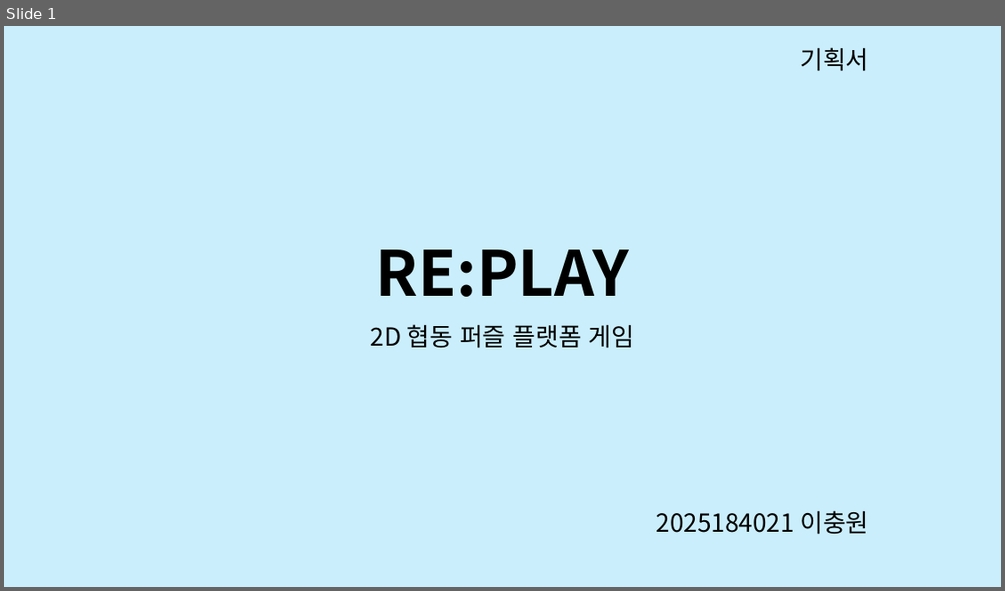
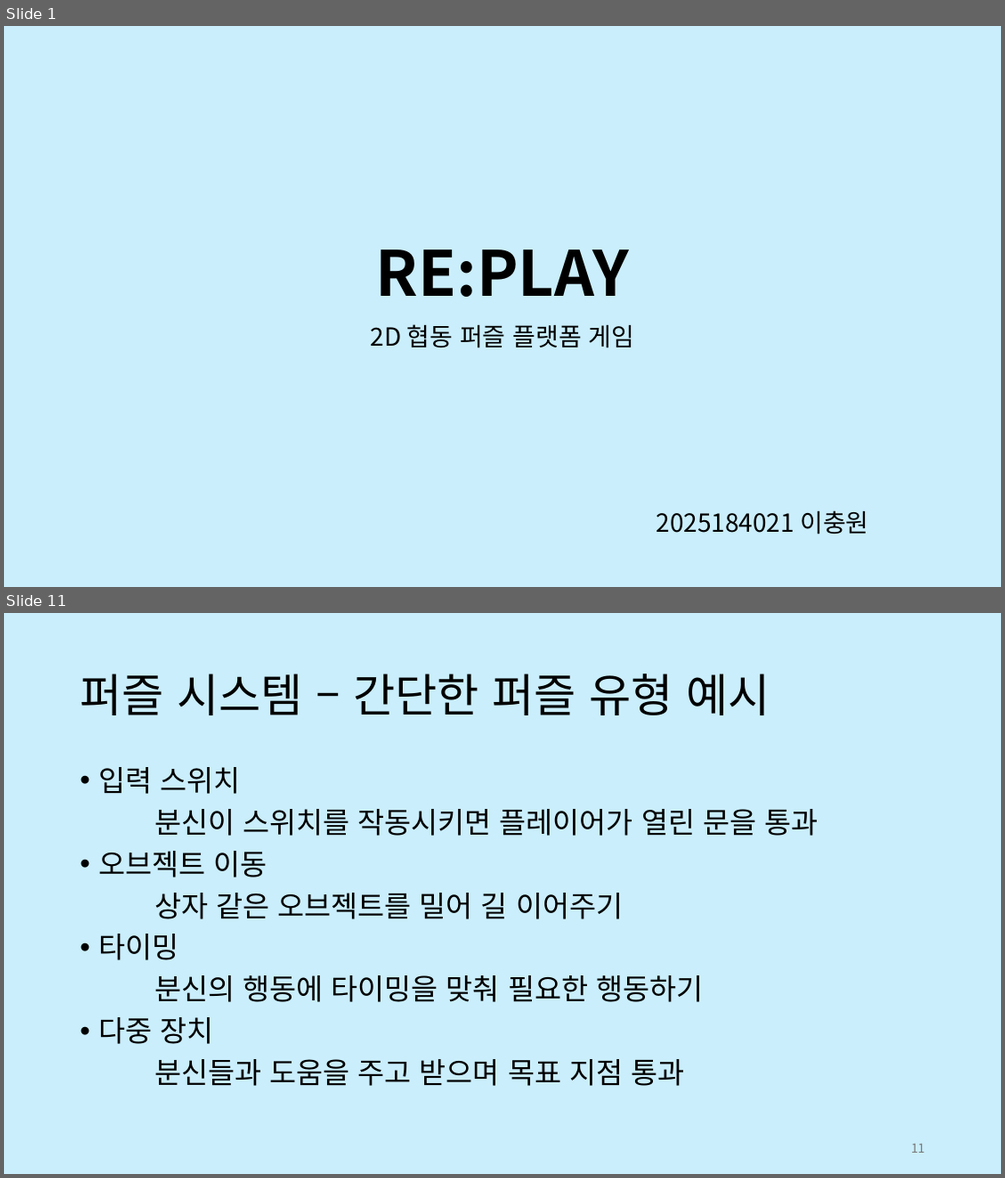
Before and after one commit to aufaks/2DGP_project_26, a slide deck: PR1/기획서.pptx. Shown one above the other, each under a label of ours: slide 1 before the commit, slides 1 and 11 after it; the slides between them are not shown. The pictures are 1005x591 and 1005x1178 pixels, drawn with LibreOffice and Linux fonts; fonts in the diff are those of the drawing. Boxes give left, top, right and bottom in pixels: in the first picture for what was removed or moved away, otherwise in the second. Text is boxed around its words. In the diff, an @@ line names an element or a change of style, - is before the commit and + after.

Commit message:
기획서 작성

```diff
--- a/PR1/기획서.pptx
+++ b/PR1/기획서.pptx
@@ slide 11 added at (x1=4, y1=613, x2=1001, y2=1174), background #CAEEFB @@
@@ title added at (x1=80, y1=674, x2=769, y2=715), 44 pt, text #000000 @@
+퍼즐 시스템 – 간단한 퍼즐 유형 예시
@@ text added at (x1=98, y1=767, x2=817, y2=1086), 28 pt, text #000000 @@
+• 입력 스위치
+분신이 스위치를 작동시키면 플레이어가 열린 문을 통과
+• 오브젝트 이동
+상자 같은 오브젝트를 밀어 길 이어주기
+• 타이밍
+분신의 행동에 타이밍을 맞춰 필요한 행동하기
+• 다중 장치
+분신들과 도움을 주고 받으며 목표 지점 통과
@@ page number added at (x1=911, y1=1143, x2=925, y2=1152), 12 pt, text #797979 @@
+11
@@ slide 1 changed as well @@
@@ text removed at (x1=800, y1=47, x2=868, y2=71) @@
-기획서
```
Also in this commit, not shown: 12 other slides added, 2 slides removed, 1 other file.
